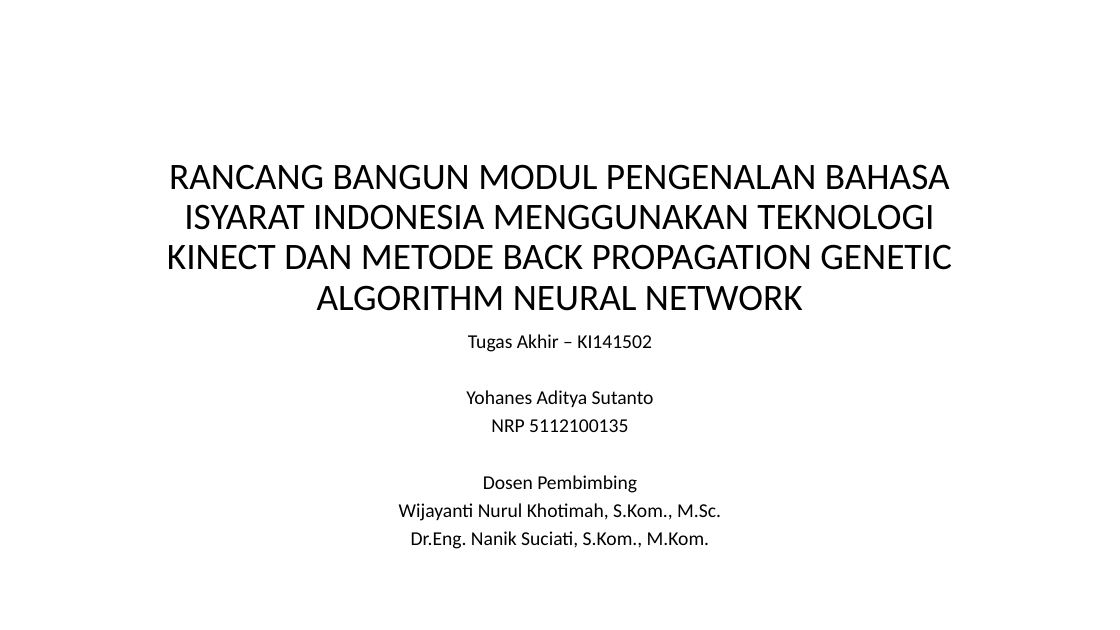
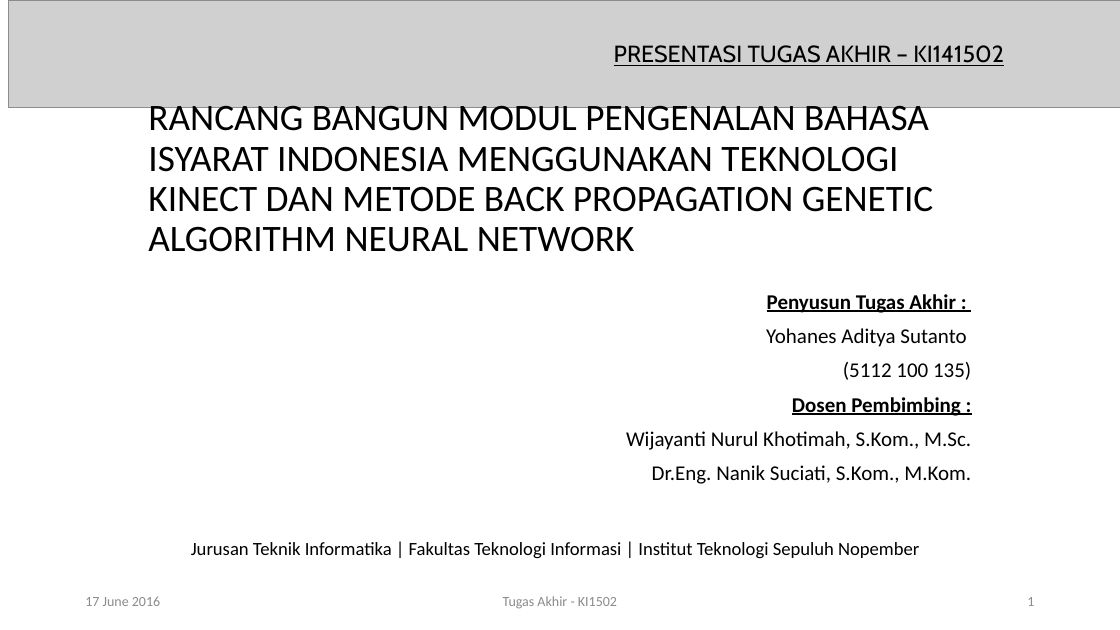
Before and after one commit to adty3094/TABahasaIsyarat, a slide deck: slide 1 of File Buku/presentasi TA.pptx. Drawn at 1120x630 pixels with LibreOffice and Linux fonts; fonts in the diff are those of the drawing; grey boxes stand for pictures. Boxes give left, top, right and bottom in pixels: in the first picture for what was removed or moved away, otherwise in the second. Text is boxed around its words. In the diff, an @@ line names an element or a change of style, - is before the commit and + after.

```diff
--- a/File Buku/presentasi TA.pptx
+++ b/File Buku/presentasi TA.pptx
@@ picture added at bbox=[8, 0, 1120, 108] @@
@@ text added at bbox=[614, 45, 1004, 66], 20 pt, text #000000, underline @@
+PRESENTASI TUGAS AKHIR – KI141502
@@ title "RANCANG BANGUN MODUL PENGENALAN BAHASA ..." at bbox=[148, 99, 934, 252]: alignment centre to left @@
@@ subtitle "Penyusun Tugas Akhir :": place and size @@
-subtitle "Penyusun Tugas Akhir :" at bbox=[399, 334, 721, 549]
+subtitle "Penyusun Tugas Akhir :" at bbox=[626, 294, 971, 484]
@@ subtitle at bbox=[767, 294, 956, 313]: text changed; size 16.8 to 18 pt; bold on @@
-Tugas Akhir – KI141502
+Penyusun Tugas Akhir :
@@ subtitle at bbox=[626, 328, 971, 484]: size 16.8 to 18 pt in "Yohanes Aditya Sutanto", "Wijayanti Nurul Khotimah, S.Kom., M.Sc.", "Dr.Eng. Nanik Suciati, S.Kom., M.Kom."; alignment centre to right; line spacing 0.7 to 0.9 @@
@@ subtitle at bbox=[792, 362, 971, 416]: text changed; size 16.8 to 18 pt; bold on @@
-NRP 5112100135
-Dosen Pembimbing
+(5112 100 135)
+Dosen Pembimbing :
@@ text added at bbox=[191, 542, 919, 559], 16 pt, text #000000 @@
+Jurusan Teknik Informatika | Fakultas Teknologi Informasi | Institut Teknologi Sepuluh Nopember
@@ text added at bbox=[85, 596, 160, 606], 12 pt, text #8C8C8C @@
+17 June 2016
@@ text added at bbox=[503, 596, 617, 609], 12 pt, text #8C8C8C @@
+Tugas Akhir - KI1502
@@ page number added at bbox=[1027, 597, 1034, 606], 12 pt, text #8C8C8C @@
+1
```
Also in this commit, not shown: 27 slides added, 20 slides removed, 2 other files.
